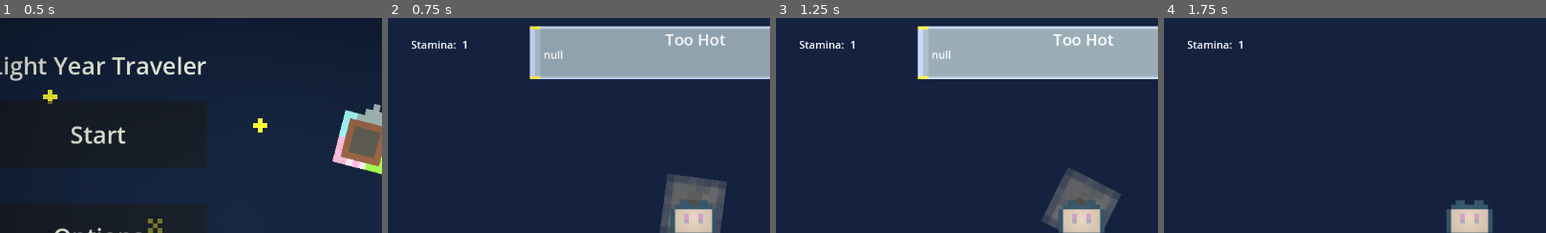
Above: before the commit, frames 1-4 (left to right).
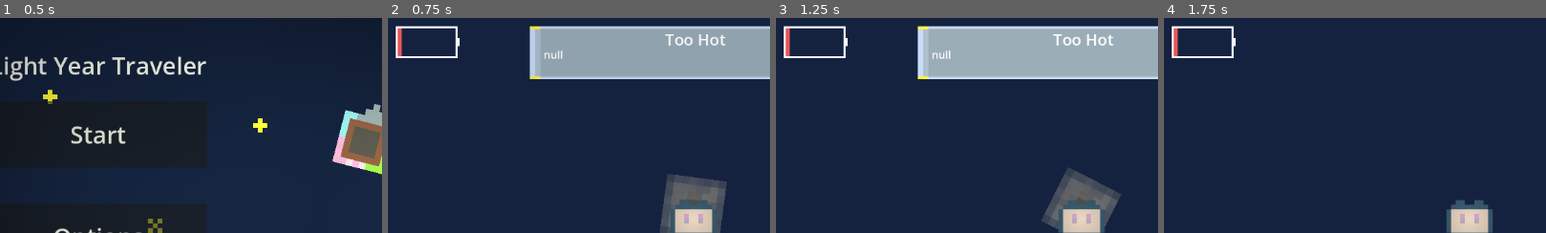
Above: after the commit, the same moments.

Repository: icysamon/LightYearsTraveler
Game: Godot game, scene res://scene/main/menu.tscn
The game is run twice, just before and just after one commit, with the same random seed, the same clock (stepped at 60 frames per second) and the same inputs. The engine's default icon, where the game draws it, is replaced by a stand-in: a white triangle on a blue panel in a dark square.
Inputs:
- Up to frame 1 (0.5 s): no input
- Up to frame 2 (0.75 s): click "Start" at 0.5 s
- Up to frame 3 (1.25 s): no input
- Up to frame 4 (1.75 s): click "ReStart" at 1.25 s
The pictures show only the part of the screen within x 10-60%, y 3-53%; the shares and areas given below are measured in that part.

Frame 1 is identical in both runs. In frame 2, 1.0% of the frame differs, in the area x 2-21%, y 3-19%; in frame 3, 1.0%; in frame 4, 1.0%.

Commit message:
feat: battery texture

Diff:
--- a/scene/main/ui.tscn
+++ b/scene/main/ui.tscn
@@ -1,9 +1,11 @@
-[gd_scene load_steps=5 format=3 uid="uid://b405njjdeo60g"]
+[gd_scene load_steps=7 format=3 uid="uid://b405njjdeo60g"]
 
 [ext_resource type="Script" path="res://scripts/ui.gd" id="1_1jrra"]
 [ext_resource type="Texture2D" uid="uid://cajg1tcsbpvf2" path="res://assets/icon_season/frame.png" id="1_5q6eo"]
 [ext_resource type="Script" path="res://scripts/buttons/back_to_menu.gd" id="2_yhi28"]
 [ext_resource type="Script" path="res://scripts/buttons/restart.gd" id="3_b2uqk"]
+[ext_resource type="Texture2D" uid="uid://df4tbvpnxnivw" path="res://assets/battery/battery8.png" id="3_berfc"]
+[ext_resource type="Script" path="res://scripts/battery.gd" id="3_fleu1"]
 
 [node name="UI" type="Control"]
 layout_mode = 3
@@ -48,21 +50,17 @@
 
 [node name="MarginContainer" type="MarginContainer" parent="CanvasLayer/StaminaSystem"]
 layout_mode = 0
-offset_right = 40.0
-offset_bottom = 40.0
-theme_override_constants/margin_left = 150
-theme_override_constants/margin_top = 50
+offset_left = 127.0
+offset_top = 34.0
+offset_right = 159.0
+offset_bottom = 50.0
+scale = Vector2(3, 3)
 
-[node name="HBoxContainer" type="HBoxContainer" parent="CanvasLayer/StaminaSystem/MarginContainer"]
+[node name="Battery" type="TextureRect" parent="CanvasLayer/StaminaSystem/MarginContainer"]
+texture_filter = 1
 layout_mode = 2
-
-[node name="Label_Stamina" type="Label" parent="CanvasLayer/StaminaSystem/MarginContainer/HBoxContainer"]
-layout_mode = 2
-text = "Stamina: "
-
-[node name="Label_Status" type="Label" parent="CanvasLayer/StaminaSystem/MarginContainer/HBoxContainer"]
-layout_mode = 2
-text = "NULL"
+texture = ExtResource("3_berfc")
+script = ExtResource("3_fleu1")
 
 [node name="MenuSystem" type="Control" parent="CanvasLayer"]
 layout_mode = 3
--- /dev/null
+++ b/scripts/battery.gd
@@ -0,0 +1,16 @@
+extends TextureRect
+
+var status: Array = [
+	preload("res://assets/battery/battery1.png"),
+	preload("res://assets/battery/battery2.png"),
+	preload("res://assets/battery/battery3.png"),
+	preload("res://assets/battery/battery4.png"),
+	preload("res://assets/battery/battery5.png"),
+	preload("res://assets/battery/battery6.png"),
+	preload("res://assets/battery/battery7.png"),
+	preload("res://assets/battery/battery8.png"),
+	preload("res://assets/battery/battery9.png"),
+	preload("res://assets/battery/battery10.png"),
+	preload("res://assets/battery/battery11.png"),
+	preload("res://assets/battery/battery12.png"),
+]
--- a/scripts/ui.gd
+++ b/scripts/ui.gd
@@ -1,16 +1,21 @@
 extends Control
 
 
-@onready var STAMINA_STATUS = $CanvasLayer/StaminaSystem/MarginContainer/HBoxContainer/Label_Status
+@onready var battery = $CanvasLayer/StaminaSystem/MarginContainer/Battery
 @onready var player = owner
 
 
 func _ready():
-	STAMINA_STATUS.text = str(player.stamina)
+	battery.texture = battery.status[7]
 
 
 func _process(delta):
-	STAMINA_STATUS.text = str(player.stamina)
+	if player.stamina >= 0 and player.stamina <= 11:
+		battery.texture = battery.status[player.stamina]
+	elif player.stamina < 0:
+		battery.texture = battery.status[0]
+	else:
+		battery.texture = battery.status[11]
 	return delta
 
 
Not shown, added: assets/battery/battery1.png.import
Not shown, added: assets/battery/battery10.png.import
Not shown, added: assets/battery/battery11.png.import
Not shown, added: assets/battery/battery12.png.import
Not shown, added: assets/battery/battery2.png.import
Not shown, added: assets/battery/battery3.png.import
Not shown, added: assets/battery/battery4.png.import
Not shown, added: assets/battery/battery5.png.import
Not shown, added: assets/battery/battery6.png.import
Not shown, added: assets/battery/battery7.png.import
Not shown, added: assets/battery/battery8.png.import
Not shown, added: assets/battery/battery9.png.import
(and 3 more such lines)
